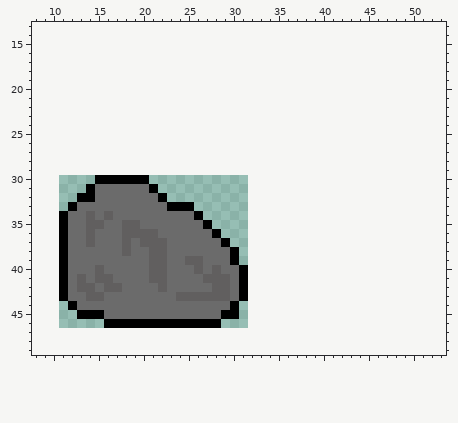
Edited in one commit: pixel-art sprite (assets/sprites/ingame/rock.png). The first picture shows the starting point.
The file is 42x34 pixels, drawn in blocks of 2x2; one block is one cell here. Shown: x 8..53, y 13..49. The old version is drawn lined up with the new one, on the new canvas.
The result:
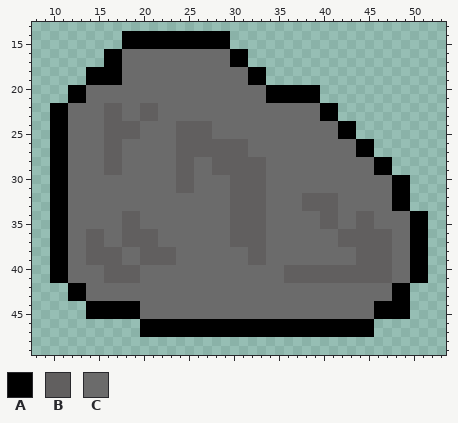
Palette (. is transparent): A #000000  B #615f5f  C #6b6b6b
Edits made:
canvas 21x17 -> 64x64, the old top-left corner now at 11,30
Colour A is added in rows 14 to 15 at x 18 to 29; in rows 16 to 17 at x 16 to 17 and 30 to 31; in rows 18 to 19 at x 14 to 17 and 32 to 33; in rows 20 to 21 at x 12 to 13 and 34 to 39; in rows 22 to 23 at x 10 to 11 and 40 to 41; in rows 24 to 25 at x 10 to 11 and 42 to 43.
Colour A is added in rows 26 to 27 at x 10 to 11 and 44 to 45; in rows 28 to 29 at x 10 to 11 and 46 to 47; in rows 30 to 33 at x 10 to 11 and 48 to 49; in rows 34 to 41 at x 10 and 50 to 51; in rows 42 to 43 at x 48 to 49; in rows 44 to 45 at x 46 to 49.
Colour A is added in row 46 at x 29 to 45; in row 47 at x 20 to 45.
Colour A replaces colour B in row 42 at x 13.
Colour A replaces colour C in row 42 at x 12; in row 43 at x 12 to 13; in row 44 at x 14 to 19; in row 45 at x 16 to 19.
Colour B is added in rows 22 to 23 at x 16 to 17 and 20 to 21; in rows 24 to 25 at x 16 to 19 and 24 to 27; in rows 26 to 27 at x 16 to 17 and 24 to 31; in rows 28 to 29 at x 16 to 17, 24 to 25 and 28 to 33; in rows 30 to 31 at x 24 to 25 and 30 to 33; in rows 32 to 33 at x 30 to 33 and 38 to 41.
Colour B is added in rows 34 to 35 at x 30 to 33, 40 to 41 and 44 to 45; in rows 36 to 37 at x 30 to 33 and 42 to 47; in rows 38 to 39 at x 32 to 33 and 44 to 47; in rows 40 to 41 at x 36 to 47.
Colour B replaces colour C in row 34 at x 18 to 19; in row 36 at x 15; in row 37 at x 15 and 19; in rows 38 to 39 at x 14 to 17, 20 and 23; in row 40 at x 16 to 19; in row 41 at x 17 to 19.
Colour C is added in rows 16 to 17 at x 18 to 29; in rows 18 to 19 at x 18 to 31; in rows 20 to 21 at x 14 to 33; in rows 22 to 23 at x 12 to 15, 18 to 19 and 22 to 39; in rows 24 to 25 at x 12 to 15, 20 to 23 and 28 to 41; in rows 26 to 27 at x 12 to 15, 18 to 23 and 32 to 43.
Colour C is added in rows 28 to 29 at x 12 to 15, 18 to 23, 26 to 27 and 34 to 45; in row 30 at x 12 to 14, 21 to 23, 26 to 29 and 34 to 47; in row 31 at x 12 to 13, 22 to 23, 26 to 29 and 34 to 47; in row 32 at x 12, 23 to 29, 34 to 37 and 42 to 47; in row 33 at x 26 to 29, 34 to 37 and 42 to 47; in row 34 at x 27 to 29, 34 to 39, 42 to 43 and 46 to 49.
Colour C is added in row 35 at x 28 to 29, 34 to 39, 42 to 43 and 46 to 49; in row 36 at x 29, 34 to 41 and 48 to 49; in row 37 at x 34 to 41 and 48 to 49; in rows 38 to 39 at x 31, 34 to 43 and 48 to 49; in rows 40 to 41 at x 32 to 35 and 48 to 49; in rows 42 to 43 at x 32 to 47.
Colour C is added in rows 44 to 45 at x 31 to 45.
Colour C replaces colour A in row 30 at x 15 to 20; in row 31 at x 14 and 21; in row 32 at x 13 to 14 and 22; in row 33 at x 12 and 23 to 25; in row 34 at x 26; in row 35 at x 27.
Colour C replaces colour A in row 36 at x 28; in row 37 at x 29; in rows 38 to 39 at x 30; in rows 40 to 43 at x 31; in row 44 at x 30; in row 45 at x 29 to 30.
Colour C replaces colour B in row 34 at x 14 and 16; in row 35 at x 14 to 15; in row 37 at x 22; in row 38 at x 18; in row 39 at x 25 to 26; in row 40 at x 15, 21 to 22, 26 and 28.
Colour C replaces colour B in row 41 at x 13, 15, 21 to 22 and 27 to 29; in row 42 at x 14, 16 to 17, 22 and 28 to 29; in row 43 at x 14 to 15 and 24 to 29.
Colour A is removed in rows 42 to 43 at x 11; in row 44 at x 12; in row 45 at x 13; in row 46 at x 16 to 19.
Colour C is removed in row 44 at x 13.
Where, in picture pixels (left, top, right, bottom), the same in both pictures:
changed: (50, 31, 428, 337)
